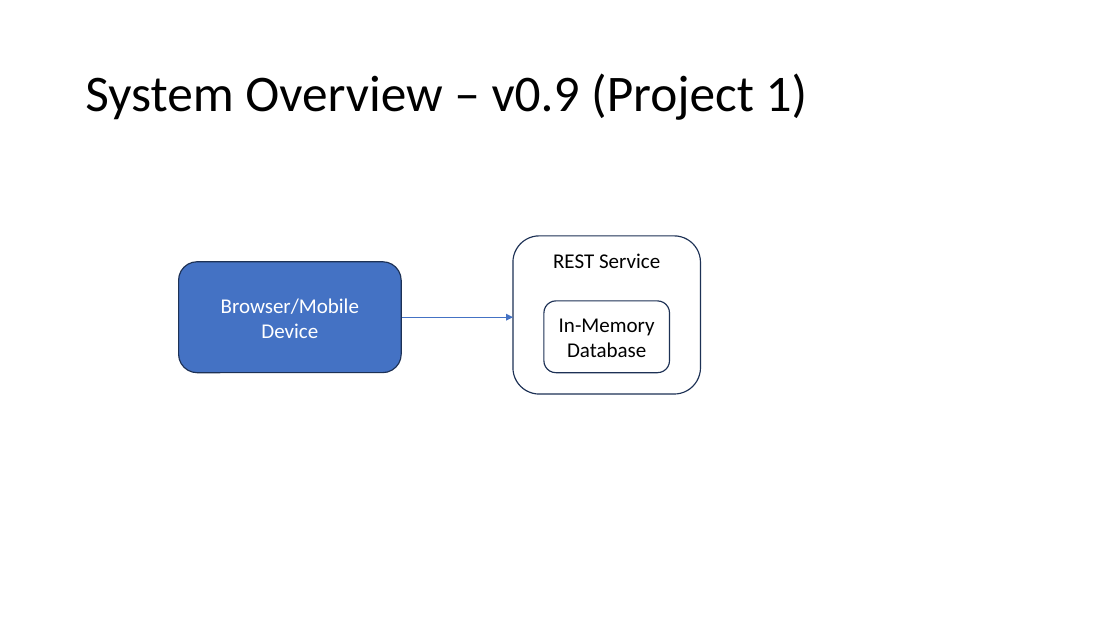
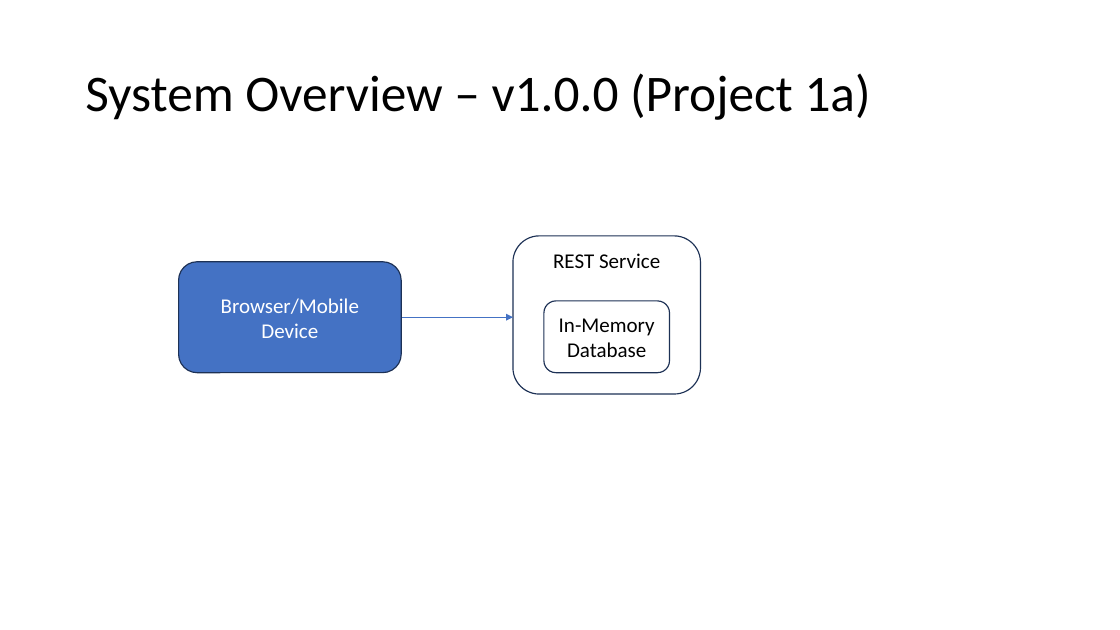
Before and after one commit to johnmramirez/Restaurant_Review_Backend_System, a slide deck: slide 1 of Restaurant_Review_System_Overview.pptx. Drawn at 1120x630 pixels with LibreOffice and Linux fonts; fonts in the diff are those of the drawing. Boxes give left, top, right and bottom in pixels: in the first picture for what was removed or moved away, otherwise in the second. Text is boxed around its words. In the diff, an @@ line names an element or a change of style, - is before the commit and + after.

Commit message:
Added project1a, project1b description to README. Updated system overview pptx

```diff
--- a/Restaurant_Review_System_Overview.pptx
+++ b/Restaurant_Review_System_Overview.pptx
@@ title at [85,73,871,120]: text changed @@
-System Overview – v0.9 (Project 1)
+System Overview – v1.0.0 (Project 1a)
```
Also in this commit, not shown: 1 other slide changed, 1 slide added, 1 other file.
